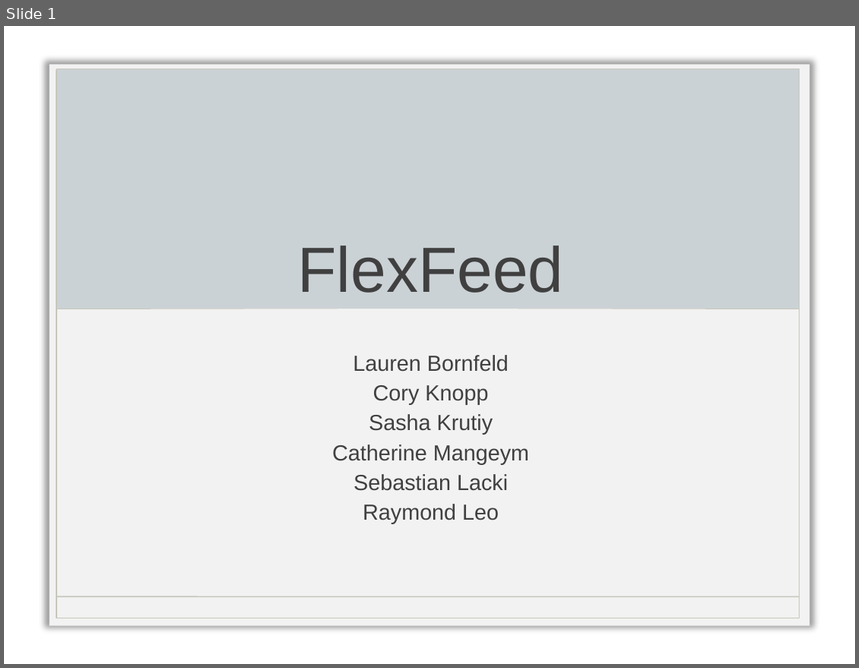
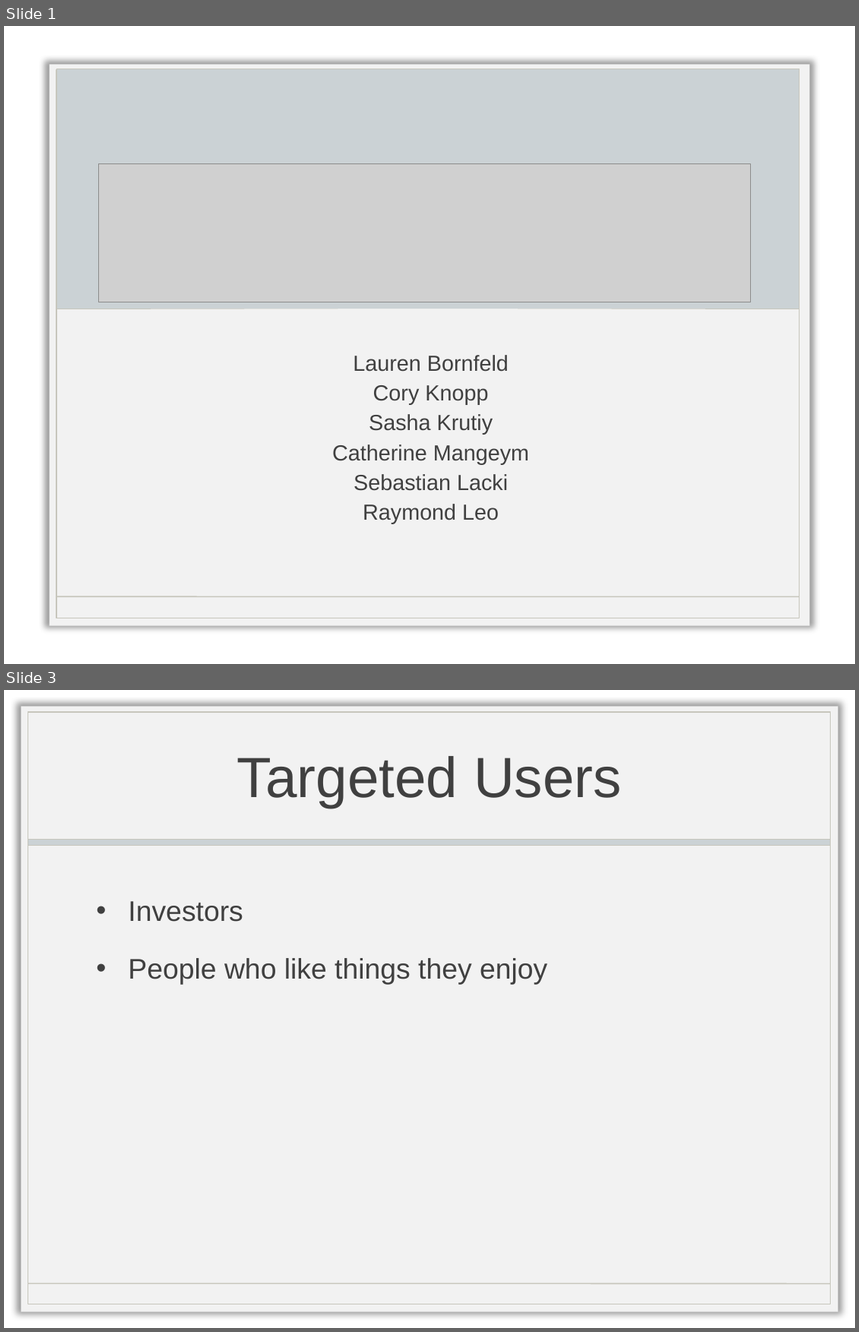
Before and after one commit to coryknopp/FlexFeed, a slide deck: FlexFeedFinalPresentation.pptx. Shown one above the other, each under a label of ours: slide 1 before the commit, slides 1 and 3 after it; the slides between them are not shown. The pictures are 859x668 and 859x1332 pixels, drawn with LibreOffice and Linux fonts; fonts in the diff are those of the drawing; grey boxes stand for pictures; background and template pictures are left out. Boxes give left, top, right and bottom in pixels: in the first picture for what was removed or moved away, otherwise in the second. Text is boxed around its words. In the diff, an @@ line names an element or a change of style, - is before the commit and + after.

```diff
--- a/FlexFeedFinalPresentation.pptx
+++ b/FlexFeedFinalPresentation.pptx
@@ slide 3 added at [4,690,855,1328], background picture (left out) @@
@@ title added at [237,756,622,808], 48 pt, text #404040 @@
+Targeted Users
@@ group added at [21,706,838,1312]: 3 rectangles, 1 line @@
@@ text added at [128,901,547,984], 24 pt, text #404040 @@
+• Investors
+• People who like things they enjoy
@@ slide 1 changed as well @@
@@ picture added at [98,164,750,302] @@
```
Also in this commit, not shown: 10 other slides added.
